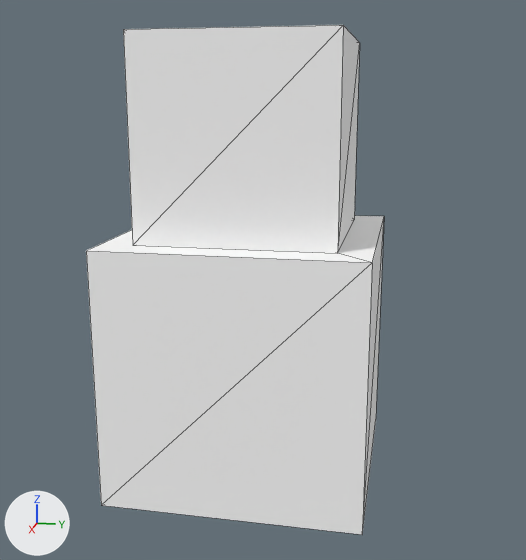
Renders of the glTF model src/models/snowman.gltf from each side of a commit.
Camera for both pictures: a 50 mm camera at (5.71, 1.21, 2.03) aimed at (0.02, 0.08, 0.6). The lights are fixed; the arrows at lower left show +X, +Y and +Z. Mesh edges are drawn as thin lines. Where no turn or scale is listed for an object, it has been applied to the vertices.
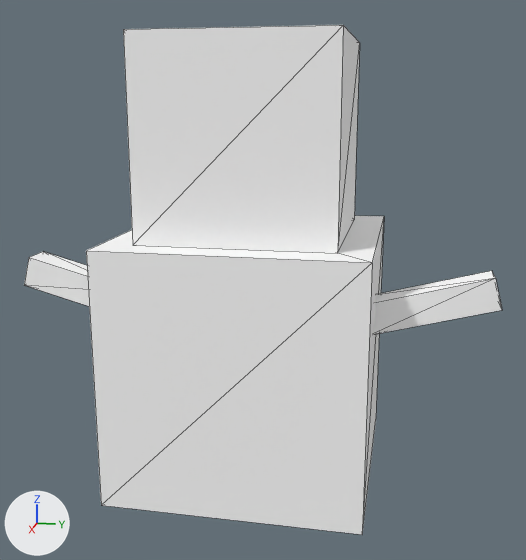
Commit message: Update snowman for when transformations added

Pixel boxes (x1, y1, x2, y2) of what changed, in the pictures (526 x 560 px):
```json
{"object": "Arm Left", "change": "added", "after": [374, 271, 502, 334]}
{"object": "Arm Left.001", "change": "added", "after": [24, 252, 89, 306]}
```

Scene script edits in JSON lines:
```json
{"op": "add", "block": "mat_material_2", "code": ["mat_material_2 = principled_material('Material_2')", "mat_material_2.base_color = (1.0, 1.0, 1.0)  # white #ffffff", "mat_material_2.roughness = 1.0"]}
{"op": "add", "block": "me_mesh_3", "code": ["me_mesh_3 = bpy.data.meshes.new('Mesh_3')", "me_mesh_3.from_pydata([(0.25, -1.867, 0.759), (0.25, -0.901, 0.5), (0.25, -1.932, 0.518), (0.25, -0.966, 0.259), (0.0, -0.901, 0.5), (0.0, -1.867, 0.759), (0.0, -0.966, 0.259), (0.0, -1.932, 0.518)], [], [(0, 2, 1), (2, 3, 1), (4, 6, 5), (6, 7, 5), (4, 5, 1), (5, 0, 1), (7, 6, 2), (6, 3, 2), (5, 7, 0), (7, 2, 0), (1, 3, 4), (3, 6, 4)])", "me_mesh_3.materials.append(mat_material_2)  # white #ffffff"]}
{"op": "add", "block": "me_mesh_2", "code": ["me_mesh_2 = bpy.data.meshes.new('Mesh_2')", "me_mesh_2.from_pydata([(0.25, 0.901, 0.5), (0.25, 1.867, 0.759), (0.25, 0.966, 0.259), (0.25, 1.932, 0.518), (0.0, 1.867, 0.759), (0.0, 0.901, 0.5), (0.0, 1.932, 0.518), (0.0, 0.966, 0.259)], [], [(0, 2, 1), (2, 3, 1), (4, 6, 5), (6, 7, 5), (4, 5, 1), (5, 0, 1), (7, 6, 2), (6, 3, 2), (5, 7, 0), (7, 2, 0), (1, 3, 4), (3, 6, 4)])", "me_mesh_2.materials.append(mat_material_2)  # white #ffffff"]}
{"op": "add", "block": "ob_arm_left_001", "code": ["ob_arm_left_001 = bpy.data.objects.new('Arm Left.001', me_mesh_3)", "ob_arm_left_001.location = (0.0, 0.0, 0.0)"]}
{"op": "add", "block": "ob_arm_left", "code": ["ob_arm_left = bpy.data.objects.new('Arm Left', me_mesh_2)", "ob_arm_left.location = (0.0, 0.0, 0.0)"]}
```
